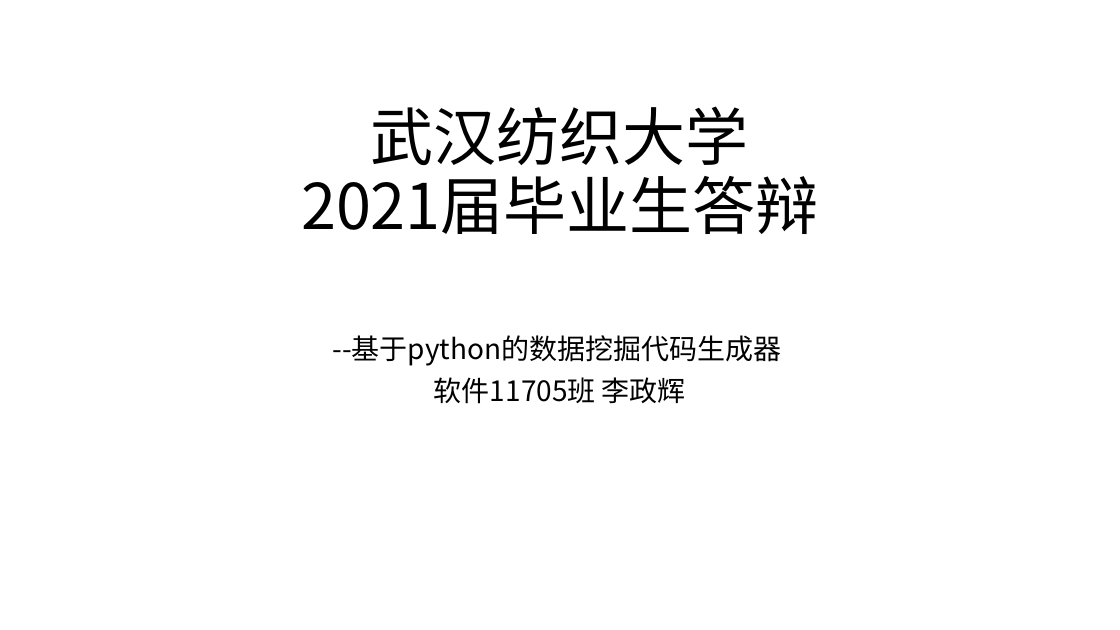
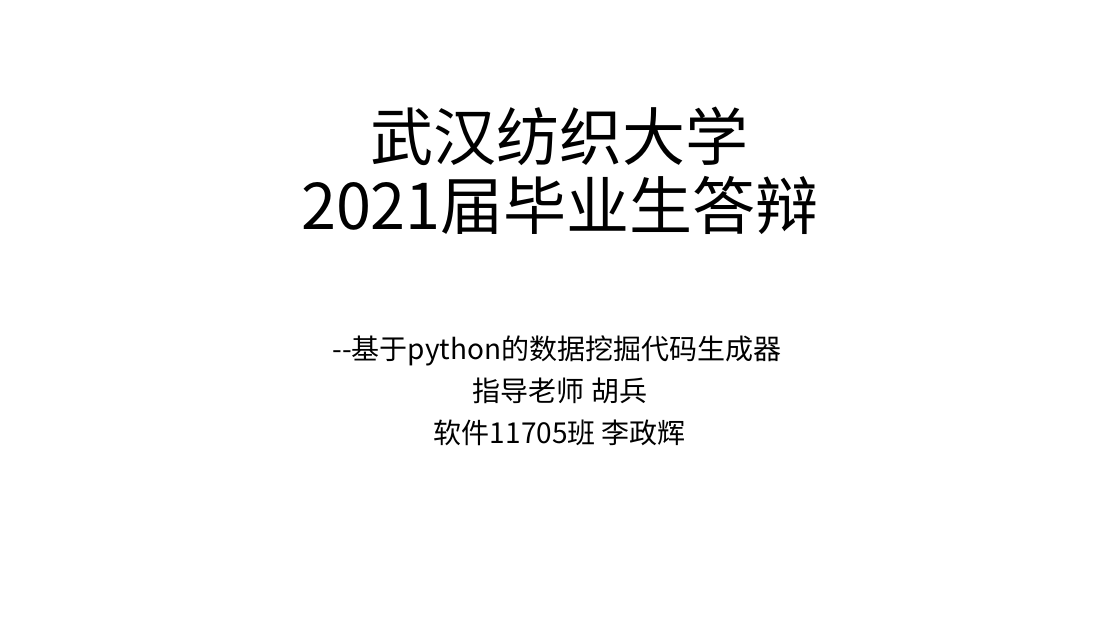
Before and after one commit to Yourdaylight/Auto_maching_learning, a slide deck: slide 1 of 答辩ppt.pptx. Drawn at 1120x630 pixels with LibreOffice and Linux fonts; fonts in the diff are those of the drawing. Boxes give left, top, right and bottom in pixels: in the first picture for what was removed or moved away, otherwise in the second. Text is boxed around its words. In the diff, an @@ line names an element or a change of style, - is before the commit and + after.

```diff
--- a/答辩ppt.pptx
+++ b/答辩ppt.pptx
@@ subtitle at box(473, 377, 647, 404): paragraph added @@
+指导老师 胡兵
```
Also in this commit, not shown: 2 slides added, 8 other files.
